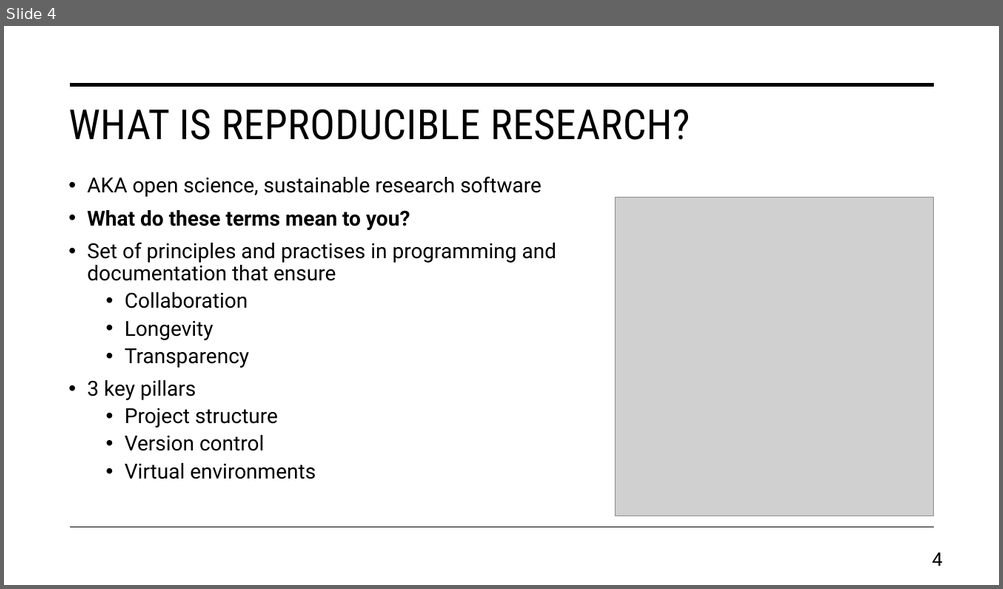
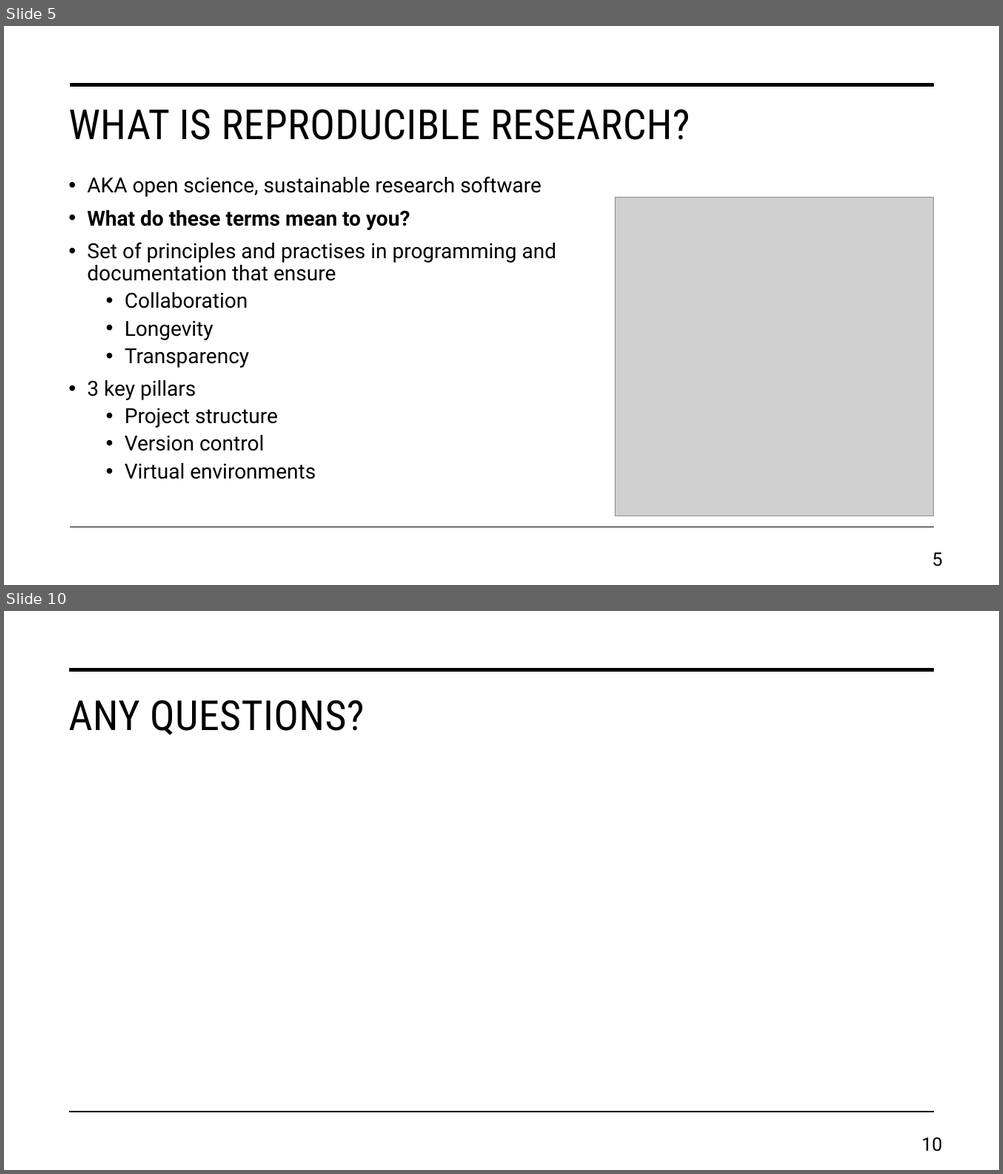
Before and after one commit to daniel-wrench/snap-research-template, a slide deck: doc/workshop_slides.pptx. Shown one above the other, each under a label of ours: slide 4 before the commit, slides 5 and 10 after it; the slides between them are not shown. The pictures are 1003x589 and 1003x1174 pixels, drawn with LibreOffice and Linux fonts; fonts in the diff are those of the drawing; grey boxes stand for pictures. Boxes give left, top, right and bottom in pixels: in the first picture for what was removed or moved away, otherwise in the second. Text is boxed around its words. In the diff, an @@ line names an element or a change of style, - is before the commit and + after.

```diff
--- a/doc/workshop_slides.pptx
+++ b/doc/workshop_slides.pptx
@@ slide 10 added at box(4, 611, 999, 1170), background #FFFFFF @@
@@ line added from (70, 670) to (933, 670), #000000 3.5 pt @@
@@ title added at box(68, 700, 364, 735), 40 pt, text #000000 @@
+ANY QUESTIONS?
@@ line added from (70, 1113) to (933, 1113), #000000 1 pt @@
@@ page number added at box(921, 1138, 942, 1152), 18 pt, text #000000 @@
+10
@@ what was slide 4 is now slide 5 @@
@@ page number at box(932, 553, 942, 567): text changed @@
-4
+5
```
Also in this commit, not shown: 4 slides changed, 4 other slides added, 3 other files.
